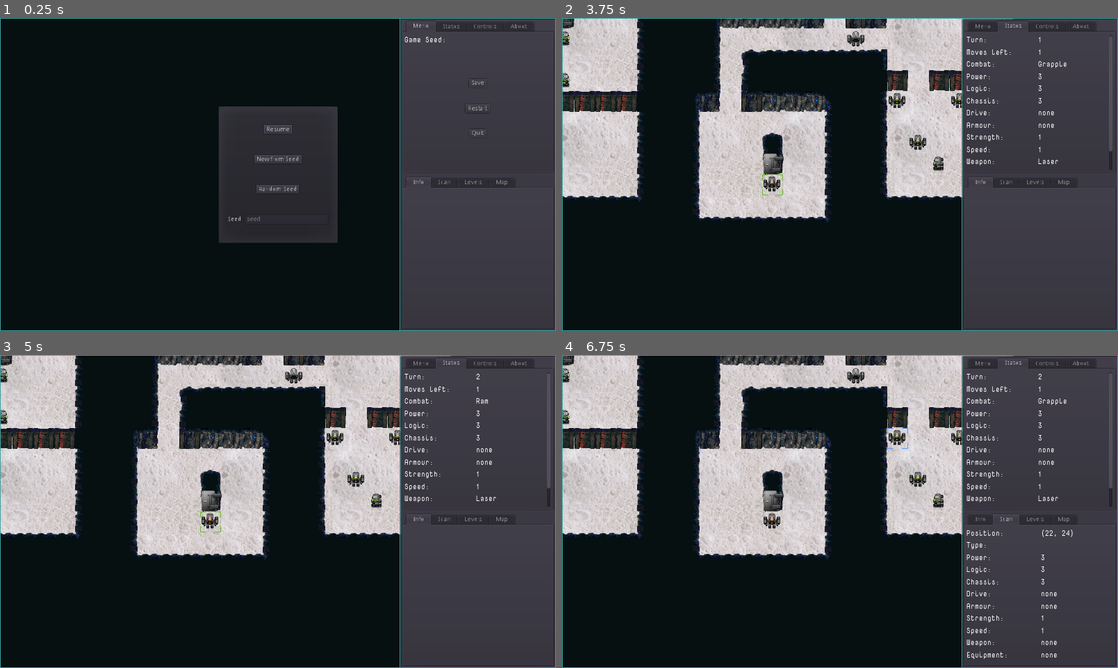
Above: before the commit, frames 1-4 (two rows, left to right).
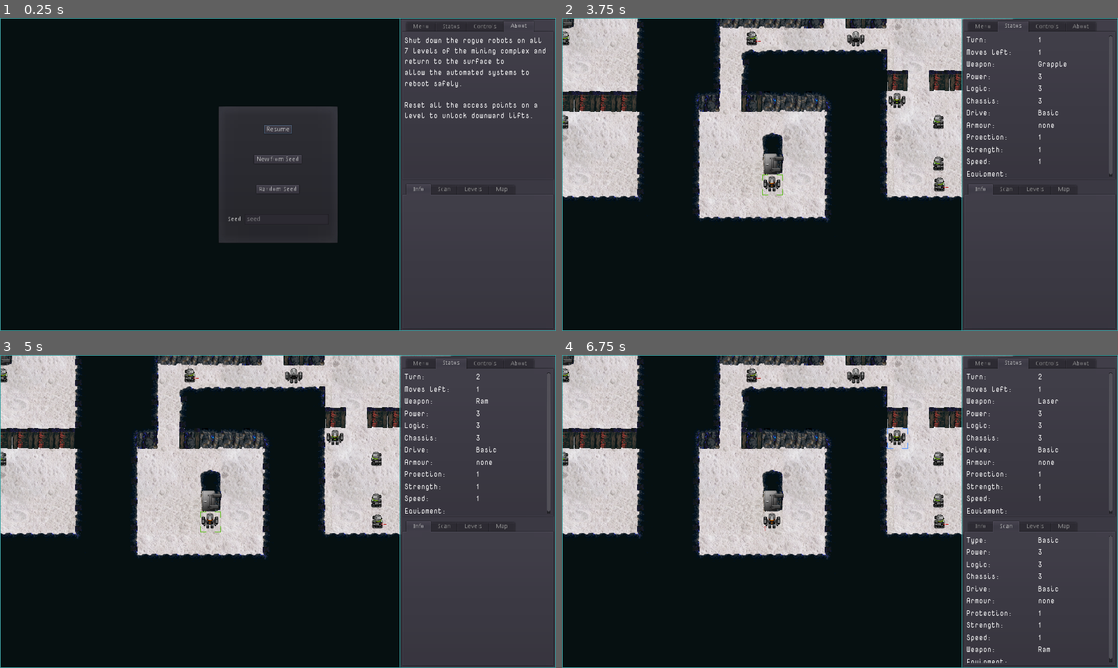
Above: after the commit, the same moments.

Repository: sarrowsmith/quasidroid
Game: Godot game, scene res://Main.tscn
Two runs of this game, one before a commit and one after it. Both use one fixed random seed, a clock stepped at 60 frames per second and the inputs below.
Inputs (mouse positions are in pixels of both pictures, inside the frame that each line leads up to):
- Up to frame 1 (0.25 s): no input
- Up to frame 2 (3.75 s): click (851, 218) at 0.52 s; type "12" at 0.6 s; click (1040, 108) at 1.25 s, where only the run before the commit has a clickable "Restart"; click (1040, 108) at 2 s, where only the run before the commit has a clickable "Restart"; click (1040, 108) at 2.75 s, where only the run before the commit has a clickable "Restart"; click "New from Seed" at 3.5 s
- Up to frame 3 (5 s): tap Enter at 4.25 s; move the mouse to (400, 495) at 4.27 s; tap Z at 4.35 s; click (400, 495) at 4.42 s
- Up to frame 4 (6.75 s): tap Delete (map_reset) at 5, 6.5 s; move the mouse to (728, 527) at 5.02 s; hold S 5.03-5.78 s; tap Z at 5.1, 6.05 s; tap Backspace (cursor_reset) at 5.75 s; move the mouse to (895, 442) at 5.77 s; tap R at 5.85 s; move the mouse to (812, 574) at 6.52 s; tap Q at 6.6 s; click (812, 574) at 6.67 s

The runs differ from the first frame. In frame 1, 1.1% of the frame differs, in the area x 72-99%, y 1-57%; in frame 2, 0.9%; in frame 3, 0.9%; in frame 4, 2.0%, in the area x 0-99%, y 4-99%.

Commit message:
Random range of rogues

Diff:
--- a/Main.tscn
+++ b/Main.tscn
@@ -73,13 +73,14 @@
 margin_bottom = 713.0
 size_flags_horizontal = 3
 size_flags_vertical = 3
+split_offset = 16
 __meta__ = {
 "_edit_use_anchors_": false
 }
 
 [node name="UpperPanel" type="TabContainer" parent="View/Panel/Split"]
 margin_right = 346.0
-margin_bottom = 347.0
+margin_bottom = 363.0
 size_flags_horizontal = 3
 size_flags_vertical = 3
 tab_align = 0
@@ -103,50 +104,50 @@
 [node name="CenterContainer" type="CenterContainer" parent="View/Panel/Split/UpperPanel/Menu"]
 margin_top = 27.0
 margin_right = 338.0
-margin_bottom = 80.0
+margin_bottom = 83.0
 size_flags_horizontal = 3
 size_flags_vertical = 3
 
 [node name="Save" parent="View/Panel/Split/UpperPanel/Menu" instance=ExtResource( 6 )]
-margin_top = 84.0
-margin_right = 338.0
-margin_bottom = 138.0
+margin_top = 87.0
+margin_right = 338.0
+margin_bottom = 144.0
 
 [node name="Button" parent="View/Panel/Split/UpperPanel/Menu/Save" index="0"]
 margin_left = 148.0
-margin_top = 17.0
+margin_top = 18.0
 margin_right = 189.0
-margin_bottom = 37.0
+margin_bottom = 38.0
 text = "Save"
 
 [node name="Restart" parent="View/Panel/Split/UpperPanel/Menu" instance=ExtResource( 6 )]
-margin_top = 142.0
-margin_right = 338.0
-margin_bottom = 195.0
+margin_top = 148.0
+margin_right = 338.0
+margin_bottom = 205.0
 
 [node name="Button" parent="View/Panel/Split/UpperPanel/Menu/Restart" index="0"]
 margin_left = 140.0
-margin_top = 16.0
+margin_top = 18.0
 margin_right = 197.0
-margin_bottom = 36.0
+margin_bottom = 38.0
 text = "Restart"
 
 [node name="Quit" parent="View/Panel/Split/UpperPanel/Menu" instance=ExtResource( 6 )]
-margin_top = 199.0
-margin_right = 338.0
-margin_bottom = 253.0
+margin_top = 209.0
+margin_right = 338.0
+margin_bottom = 266.0
 
 [node name="Button" parent="View/Panel/Split/UpperPanel/Menu/Quit" index="0"]
 margin_left = 149.0
-margin_top = 17.0
+margin_top = 18.0
 margin_right = 189.0
-margin_bottom = 37.0
+margin_bottom = 38.0
 text = "Quit"
 
 [node name="CenterContainer2" type="CenterContainer" parent="View/Panel/Split/UpperPanel/Menu"]
-margin_top = 257.0
-margin_right = 338.0
-margin_bottom = 311.0
+margin_top = 270.0
+margin_right = 338.0
+margin_bottom = 327.0
 size_flags_horizontal = 3
 size_flags_vertical = 3
 
@@ -164,7 +165,7 @@
 
 [node name="Status" type="VBoxContainer" parent="View/Panel/Split/UpperPanel/Status"]
 margin_right = 338.0
-margin_bottom = 347.0
+margin_bottom = 327.0
 size_flags_horizontal = 3
 size_flags_vertical = 3
 
@@ -180,9 +181,9 @@
 margin_bottom = 50.0
 label = "Moves left:"
 
-[node name="Combat" parent="View/Panel/Split/UpperPanel/Status/Status" instance=ExtResource( 5 )]
+[node name="weapons" parent="View/Panel/Split/UpperPanel/Status/Status" instance=ExtResource( 5 )]
 margin_bottom = 715.0
-label = "Combat:"
+label = "Weapon:"
 
 [node name="name" parent="View/Panel/Split/UpperPanel/Status/Status" instance=ExtResource( 5 )]
 visible = false
@@ -205,23 +206,17 @@
 [node name="armour" parent="View/Panel/Split/UpperPanel/Status/Status" instance=ExtResource( 5 )]
 label = "Armour:"
 
+[node name="protection" parent="View/Panel/Split/UpperPanel/Status/Status" instance=ExtResource( 5 )]
+label = "Proection:"
+
 [node name="strength" parent="View/Panel/Split/UpperPanel/Status/Status" instance=ExtResource( 5 )]
 label = "Strength:"
 
 [node name="speed" parent="View/Panel/Split/UpperPanel/Status/Status" instance=ExtResource( 5 )]
 label = "Speed:"
 
-[node name="weapon" parent="View/Panel/Split/UpperPanel/Status/Status" instance=ExtResource( 5 )]
-label = "Weapon:"
-
 [node name="extras" parent="View/Panel/Split/UpperPanel/Status/Status" instance=ExtResource( 5 )]
 label = "Equipment:"
-
-[node name="Position" parent="View/Panel/Split/UpperPanel/Status/Status" instance=ExtResource( 5 )]
-margin_top = 27.0
-margin_right = 338.0
-margin_bottom = 50.0
-label = "Position:"
 
 [node name="Controls" type="VBoxContainer" parent="View/Panel/Split/UpperPanel"]
 visible = false
@@ -245,7 +240,7 @@
 margin_top = 0.0
 margin_right = 338.0
 margin_bottom = 23.0
-label = "Select combat mode"
+label = "Select weapon"
 default = "Z"
 
 [node name="LabelledValue6" parent="View/Panel/Split/UpperPanel/Controls" instance=ExtResource( 5 )]
@@ -351,7 +346,7 @@
 selection_enabled = true
 
 [node name="LowerPanel" type="TabContainer" parent="View/Panel/Split"]
-margin_top = 359.0
+margin_top = 375.0
 margin_right = 346.0
 margin_bottom = 706.0
 size_flags_horizontal = 3
@@ -392,15 +387,9 @@
 
 [node name="Scan" type="VBoxContainer" parent="View/Panel/Split/LowerPanel/Scan"]
 margin_right = 338.0
-margin_bottom = 311.0
-size_flags_horizontal = 3
-size_flags_vertical = 3
-
-[node name="Position" parent="View/Panel/Split/LowerPanel/Scan/Scan" instance=ExtResource( 5 )]
-margin_top = 27.0
-margin_right = 338.0
-margin_bottom = 50.0
-label = "Position:"
+margin_bottom = 295.0
+size_flags_horizontal = 3
+size_flags_vertical = 3
 
 [node name="name" parent="View/Panel/Split/LowerPanel/Scan/Scan" instance=ExtResource( 5 )]
 margin_bottom = 715.0
@@ -422,13 +411,16 @@
 [node name="armour" parent="View/Panel/Split/LowerPanel/Scan/Scan" instance=ExtResource( 5 )]
 label = "Armour:"
 
+[node name="protection" parent="View/Panel/Split/LowerPanel/Scan/Scan" instance=ExtResource( 5 )]
+label = "Protection:"
+
 [node name="strength" parent="View/Panel/Split/LowerPanel/Scan/Scan" instance=ExtResource( 5 )]
 label = "Strength:"
 
 [node name="speed" parent="View/Panel/Split/LowerPanel/Scan/Scan" instance=ExtResource( 5 )]
 label = "Speed:"
 
-[node name="weapon" parent="View/Panel/Split/LowerPanel/Scan/Scan" instance=ExtResource( 5 )]
+[node name="weapons" parent="View/Panel/Split/LowerPanel/Scan/Scan" instance=ExtResource( 5 )]
 label = "Weapon:"
 
 [node name="extras" parent="View/Panel/Split/LowerPanel/Scan/Scan" instance=ExtResource( 5 )]
--- a/Stats.gd
+++ /dev/null
@@ -1,21 +0,0 @@
-class_name Stats
-extends Reference
-
-
-const critical_stats = ["chassis", "power", "logic"]
-
-var equipment = {
-	drive = null,
-	weapon = null,
-	armour = null,
-	extras = [],
-}
-var stats = {
-	name = "",
-	chassis = 3,
-	power = 3,
-	logic = 3,
-	strength = 1,
-	speed = 1,
-}
-var weapon = 6
--- a/World.gd
+++ b/World.gd
@@ -23,6 +23,10 @@
 var active_level = null
 
 
+func _ready():
+	upper_panel.current_tab = MAP
+
+
 # TODO: need to instantiate Level 1 on demand so that starting anew works
 # warning-ignore:shadowed_variable
 func create(player):
@@ -46,12 +50,6 @@
 		lv.set_value(value)
 
 
-func show_position():
-	rogue_status_box.get_node("Position").set_value(active_level.cursor.location)
-	# set other items invisible
-	show_stats(false)
-
-
 func show_info(text, append=false):
 	var info_box = lower_panel.get_tab_control(INFO)
 	info_box.text = (info_box.text + "\n") if append else text
--- a/combat.gd
+++ /dev/null
@@ -1,184 +0,0 @@
-class Bot:
-	critical_stats = ('chassis', 'power', 'logic')
-	def __init__(self, name, **stats):
-		self.stats = {
-			'chassis': 3,
-			'power': 3,
-			'drive_type': 1,
-			'logic': 3,
-			'weapon_type': None,
-			'weapon': 1,
-			'armour_type': 0,
-			'armour': 1,
-			'special_type': None
-		}
-		self.name = name
-		self.stats.update(stats)
-		self.equipment = { k[:-5]: v for k, v in self.stats.items() if k.endswith('_type') }
-		for k in self.equipment:
-			del self.stats[k+'_type']
-		d = self.weight() - self['chassis']
-		if d > 0:
-			self['chassis'] += int(math.ceil(d))
-		d = (self.weight() - self.drive) * self.drive - self['power']
-		if d > 0:
-			self['power'] += int(math.ceil(d))
-
-	def __getattr__(self, name):
-		try:
-			return self.equipment[name]
-		except KeyError as e:
-			raise AttributeError(e)
-
-	def __getitem__(self, name):
-		return self.stats[name]
-
-	def __setitem__(self, name, value):
-		self.stats[name] = value
-
-	def __str__(self):
-		return " ".join( (v[0]+"=%d") for v in Bot.critical_stats ) % self.criticals()
-
-	def weight(self):
-		return self.drive + self.armour + math.log(self['chassis'])
-
-	def criticals(self):
-		return tuple( self.stats[k] for k in Bot.critical_stats )
-
-	def health(self):
-		return sum(self.criticals())
-
-	def clone(self, level=1):
-		stats = self.stats.copy()
-		stats.update({ k+'_type': v for k, v in self.equipment.items() })
-		bot = Bot(self.name, **stats)
-		bot.set_level(level)
-		bot.max_stats = bot.stats.copy()
-		return bot
-
-	def set_level(self, level):
-		for stat in self.stats:
-			self.stats[stat] *= level
-
-	def disabled(self):
-		return min(self.criticals()) < 1
-
-	def grapple(self, initiative=0):
-		# should be random with bias
-		# weight penalty is effectively a trade off against armour and speed
-		return self['logic'] * (initiative +  self['power']) / self.weight()
-
-	def attack(self, other):
-		if self.weapon is None:
-			ram(self, other)
-		else:
-			self.weapon(self, other)
-
-	def modify_attack(self, other, ac):
-		attack = 1 + self['weapon'] - other.armour
-		if other.armour >= ac:
-			attack -= other['armour'] - 2
-		return attack
-
-	def attack_a(self, other, ac):
-		attack = self.modify_attack(other, ac)
-		for k in defender.stats:
-			defence = defender[k] / 3 if k in Bot.critical_stats else defender[k]
-			if defence > 0 and attack / defence > 0.5: # should be probability
-				defender[k] -= 1
-
-	def attack_b(self, other, ac, order=lambda x: x):
-		# TODO: some randomness here would be nice (decrease effectiveness of attack)
-		attack = self.modify_attack(other, ac)
-		vulnerabilities = list(order(sorted( (v, k) for k, v in other.stats.items() )))
-		while attack > 0 and not other.disabled():
-			for v in vulnerabilities:
-				other[v[1]] -= (attack if v[1] in Bot.critical_stats else 1)
-				if attack == 0 or other.disabled():
-					break
-				attack -= 1
-
-
-def ram(attacker, defender):
-	attacker.attack_a(defender, 1)
-
-
-def grapple(attacker, defender):
-	attack = attacker.grapple(1)
-	defence = defender.grapple()
-	# TODO: work out how to turn attack - defence into damage
-
-
-def probe(attacker, defender):
-	defender['logic'] = defender['logic'] - attacker['weapon']
-
-
-def blade(attacker, defender):
-	attacker.attack_b(defender, 1)
-
-
-def plasma(attacker, defender):
-	attacker.attack_b(defender, 2)
-
-
-def multi(attacker, defender):
-	attacker.attack_b(defender, 2)
-
-
-def laser(attacker, defender):
-	attacker.attack_b(defender, 2, order=reversed)
-
-
-def ion_cannon(attacker, defender):
-	attacker.attack_a(defender, 3)
-
-
-def projectile(attacker, defender):
-	attack = attacker.modify_attack(defender, 1)
-	if attack > 0:
-		defender['chassis'] -= attack
-		if defender['armour'] > 0:
-			defender['armour'] -= 1
-
-
-def emp(attacker, defender):
-	attack = attacker.modify_attack(defender, 3)
-	if attack > 0:
-		defender['logic'] -= attack
-
-
-standard_types = {
-	'base': Bot('base'),
-	'probe': Bot('probe', drive_type=2, weapon_type=probe, weapon=2, logic=9),
-	'scout': Bot('scout', drive_type=3, logic=6),
-	'sniper': Bot('sniper', drive_type=2, weapon_type=plasma, weapon=3),
-	'security1': Bot('security1', weapon_type=multi, weapon=3, armour_type=1, armour=2),
-	'security2': Bot('security2', weapon_type=ion_cannon, weapon=3, armour_type=1, armour=2),
-	'security3': Bot('security3', weapon_type=laser, weapon=3, armour_type=1, armour=2),
-	'grunt': Bot('grunt', weapon_type=blade, weapon=3, armour_type=2, armour=2),
-	'fighter1': Bot('fighter1', weapon_type=multi, weapon=2, armour_type=2, armour=2),
-	'fighter2': Bot('fighter2', weapon_type=ion_cannon, weapon=2, armour_type=2, armour=2),
-	'fighter3': Bot('fighter3', weapon_type=laser, weapon=2, armour_type=2, armour=2),
-	'tank': Bot('tank', weapon_type=projectile, weapon=2, armour_type=3, armour=2),
-	'killer': Bot('killer', weapon_type=emp, weapon=2, armour_type=1, armour=2)
-}
-
-print("Attacker", *standard_types, sep=",")
-for attacker_level in range(1, 4):
-	for attacker_name, attacker_class in standard_types.items():
-		attacker = attacker_class.clone(attacker_level)
-		print(attacker_name, attacker_level, end=",")
-		for defender_name, defender_class in standard_types.items():
-			defender = defender_class.clone(defender_level)
-			health = defender.health()
-			attacker.attack(defender)
-			once = str(defender)
-			if defender.health() != health:
-				k = 1
-				while not defender.disabled():
-					attacker.attack(defender)
-					k += 1
-			else:
-				k = "-"
-			print(once, "K", k, end=",")
-		print()
--- a/project.godot
+++ b/project.godot
@@ -27,7 +27,7 @@
 "base": "Reference",
 "class": "Stats",
 "language": "GDScript",
-"path": "res://Stats.gd"
+"path": "res://robots/Stats.gd"
 } ]
 _global_script_class_icons={
 "Level": "",
--- a/robots/Player.gd
+++ b/robots/Player.gd
@@ -10,7 +10,8 @@
 	is_player = true
 	base = "0"
 	stats = Stats.new()
-	stats.equipment.weapon = "Laser"
+	for w in ["Plasma", "Laser", "Dual"]:
+		stats.equipment.weapons.append(w)
 
 
 func _process(delta):
@@ -21,7 +22,7 @@
 
 func turn():
 	.turn()
-	if combat == WEAPON:
+	if combat >= WEAPON:
 		combat = GRAPPLE
 	equip()
 	check_location()
@@ -29,7 +30,7 @@
 
 
 func equip(_auto=true):
-	.equip(combat == WEAPON and not $Weapons.melee)
+	.equip(combat >= WEAPON)
 	show_combat_mode()
 	set_cursor()
 
@@ -57,7 +58,7 @@
 	if event is InputEventKey and event.pressed:
 		match event.scancode:
 			KEY_Z:
-				combat = (combat + 1) % 3
+				combat = (combat + 1) % len(stats.equipment.weapons)
 				equip()
 
 
@@ -138,17 +139,11 @@
 			if rogue:
 				rogue.show_stats(true)
 				return
-	level.world.show_position()
 	level.world.show_info(info)
 
 
 func show_combat_mode():
-	var mode = "Ram"
-	if combat == GRAPPLE:
-		mode = "Grapple"
-	elif stats.equipment.weapon and (combat == MELEE if $Weapons.melee else combat == WEAPON):
-		mode = stats.equipment.weapon
-	level.world.set_value("Combat", mode, true)
+	level.world.set_value("weapons", stats.equipment.weapons[combat], true)
 
 
 func change_level(level):
--- a/robots/Robot.gd
+++ b/robots/Robot.gd
@@ -80,12 +80,12 @@
 		path += "-X"
 	sprite = get_node(path) if dead else get_sprite("Robot/%s/%s" % [path, mode])
 	sprite.set_visible(true)
-	if dead or stats.equipment.weapon == null:
+	if dead or combat < WEAPON:
 		if weapon:
 			weapon.set_visible(false)
 			weapon = null
 		return
-	weapon = get_sprite("Weapons/%s/%s" % [stats.equipment.weapon, firing])
+	weapon = get_sprite("Weapons/%s/%s" % [get_weapon(), firing])
 
 
 func equip(on):
@@ -95,6 +95,10 @@
 		weapon.set_visible(on)
 
 
+func get_weapon():
+	return stats.equipment.weapons[combat]
+
+
 # warning-ignore:shadowed_variable
 func set_location(destination):
 	self.destination = destination
@@ -113,7 +117,7 @@
 		if not is_player:
 			return
 		direction = level.cursor.location - location
-	if combat == WEAPON:
+	if combat >= WEAPON:
 		if direction == Vector2.ZERO:
 			direction = facing
 		shoot(direction)
@@ -166,12 +170,17 @@
 	equip(true)
 
 
+const item_name_map = {
+	drive = ["none", "Basic", "Improved", "Advanced"],
+	armour = ["none", "Standard", "Ablative", "Active"],
+}
 func item_to_string(item):
-	if stats.equipment[item]:
-		if item == "extras":
+	match item:
+		"extras":
 			return PoolStringArray(stats.equipment.extras).join(", ")
-		return stats.equipment[item]
-	return "none"
+		"weapons":
+			return get_weapon()
+	return item_name_map[item][stats.equipment[item]]
 
 
 func show_stats(visible=false):
@@ -181,7 +190,6 @@
 		level.world.set_value(stat, stats.stats[stat], is_player)
 	for item in stats.equipment:
 		level.world.set_value(item, item_to_string(item), is_player)
-	level.world.set_value("Position", location, is_player)
 	if is_player:
 		level.world.set_value("Moves", moves, true)
 	if visible:
--- a/robots/Rogue.gd
+++ b/robots/Rogue.gd
@@ -18,5 +18,7 @@
 	facing = Util.choose(facing_map.keys())
 
 	stats = Stats.new()
+	stats.create(level.level)
+	combat = len(stats.equipment.weapons) - 1
 
 	equip(true)
--- /dev/null
+++ b/robots/Stats.gd
@@ -0,0 +1,48 @@
+class_name Stats
+extends Reference
+
+
+const critical_stats = ["chassis", "power", "logic"]
+const types = [
+	{ name = "Basic" },
+	{ name = "Probe", drive = 2, weapon = "Probe", strength = 2, logic = 9 },
+	{ name = "Scout", drive = 3, logic = 6 },
+	{ name = "Sniper", drive = 2, weapon = "Plasma", strength = 3 },
+	{ name = "Security model A", weapon = "Dual", strength = 3, armour = 1, protection = 2},
+	{ name = "Security model B", weapon = "Ion", strength = 3, armour = 1, protection = 2},
+	{ name = "Security model C", weapon = "Laser", strength = 3, armour = 1, protection = 2},
+	{ name = "Grunt", weapon = "Blade", strength = 3, armour = 2, protection = 2},
+	{ name = "Model A fighter", weapon = "Dual", strength = 2, armour = 2, protection = 2},
+	{ name = "Model B fighter", weapon = "Ion", strength = 2, armour = 2, protection = 2},
+	{ name = "Model C fighter", weapon = "Laser", strength = 2, armour = 2, protection = 2},
+	{ name = "Tank", weapon = "Projectile", strength = 2, armour = 3, protection = 2},
+	{ name = "Killer", weapon = "EMP", strength = 2, armour = 1, protection = 2},
+]
+
+var equipment = {
+	drive = 1,
+	weapons = ["Grapple", "Ram"],
+	armour = 0,
+	extras = [],
+}
+var stats = {
+	name = "",
+	chassis = 3,
+	power = 3,
+	logic = 3,
+	strength = 1,
+	protection = 1,
+	speed = 1,
+}
+var weapon = 6
+
+
+func create(level):
+	var template = Util.choose(types)
+	for item in template:
+		if item == "weapon":
+			equipment.weapons.append(template[item])
+		elif equipment.has(item):
+			equipment[item] = template[item]
+		else:
+			stats[item] = template[item]
--- a/robots/Weapons.gd
+++ b/robots/Weapons.gd
@@ -23,7 +23,7 @@
 
 
 func splash():
-	match owner.stats.equipment.weapon:
+	match owner.get_weapon():
 		"Dual":
 			for r in owner.level.rogues:
 				if location.distance_squared_to(r.location) == 1:
Not shown, added: combat.py
